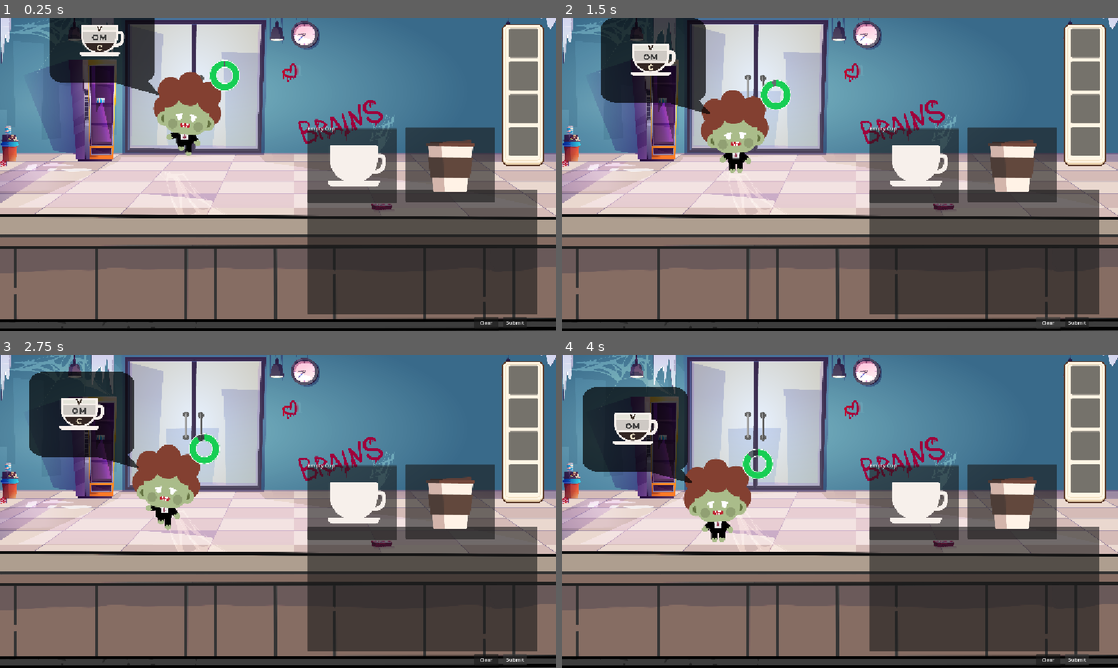
Above: before the commit, frames 1-4 (two rows, left to right).
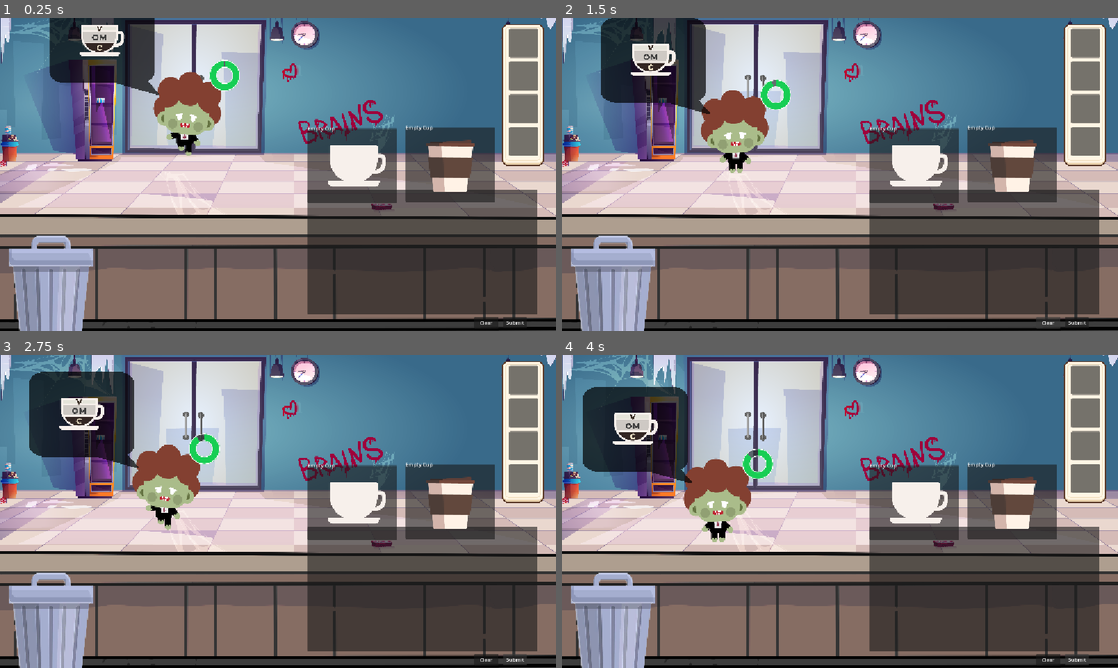
Above: after the commit, the same moments.

Repository: fishlis/SM2603-asm2
Game: Godot game, scene res://scenes/main.tscn
Same seed, same stepped clock (60 frames per second), same inputs: the game is played once before the commit and once after it. The project has no main scene, so this scene is started directly.
Inputs:
- Up to frame 1 (0.25 s): no input
- Up to frame 2 (1.5 s): click "Submit" at 0.5 s; click "Clear" at 1.25 s
- Up to frame 3 (2.75 s): click "Submit" at 2 s
- Up to frame 4 (4 s): click "Clear" at 2.75 s; click "Submit" at 3.5 s

The runs differ from the first frame. In frame 1, 3.7% of the frame differs, in the area x 1-78%, y 34-100%; in frame 2, 3.7%; in frame 3, 3.7%; in frame 4, 3.7%.

Commit message:
added trash bin system to throw away messed up coffee orders. Ingredients in paper cup now visible
added trash bin system to throw away messed up coffee orders. Ingredients in paper cup now visible

Diff:
--- a/scenes/cup_slot.gd
+++ b/scenes/cup_slot.gd
@@ -1,27 +1,41 @@
 extends Panel
 
 @export var cup_type: String = "cup"
+@export var empty_text: String = "Empty Cup"
 
-@onready var cup_icon: TextureRect = $CupIcon
-@onready var cup_label: Label = $CupLabel
+@onready var cup_icon: TextureRect = _get_first_child(["CupIcon", "TextureRect"], "TextureRect") as TextureRect
+@onready var cup_label: Label = _get_first_child(["CupLabel", "TogoLabel"], "Label") as Label
 
-var slots_by_category ={
+var slots_by_category := {
 	"coffee": "",
 	"water": "",
 	"syrup": "",
-	"ice": ""
+	"ice": "",
 }
 
-# Called when the node enters the scene tree for the first time.
 func _ready() -> void:
 	update_cup_text()
 
-func _drop_data(at_position: Vector2, data: Variant) -> void:
+func _get_first_child(names: Array, class_hint: String) -> Node:
+	for n in names:
+		var c := get_node_or_null(n)
+		if c != null:
+			return c
+	for c in get_children():
+		if c.is_class(class_hint):
+			return c
+	return null
+
+func _can_drop_data(_at_position: Vector2, data: Variant) -> bool:
+	return typeof(data) == TYPE_DICTIONARY and data.get("type") == "ingredient"
+
+func _drop_data(_at_position: Vector2, data: Variant) -> void:
 	var item_name: String = str(data.get("name", ""))
 	var cat: String = str(data.get("category", ""))
 
 	if item_name == "":
 		return
+
 	if cat in slots_by_category:
 		slots_by_category[cat] = item_name
 	else:
@@ -33,30 +47,32 @@
 			slots_by_category["ice"] = item_name
 		else:
 			slots_by_category["coffee"] = item_name
+
 	update_cup_text()
 
-func _get_drag_data(at_position: Vector2) -> Variant:
-	var items = get_ingredients_list()
+func _get_drag_data(_at_position: Vector2) -> Variant:
+	var items := get_ingredients_list()
 	if items.is_empty():
 		return null
-	var preview = duplicate()
+
+	var preview := duplicate()
+
+	preview.set("slots_by_category", slots_by_category.duplicate(true))
 	set_drag_preview(preview)
-	return{
+
+	return {
 		"type": "cup",
 		"cup": self,
 		"cup_type": cup_type.strip_edges().to_lower(),
-		"ingredients": items
+		"ingredients": items,
 	}
 
-func _can_drop_data(at_position: Vector2, data: Variant) -> bool:
-	return typeof(data) == TYPE_DICTIONARY and data.get("type") == "ingredient"
-
-func reset_cup()->void:
+func reset_cup() -> void:
 	for key in slots_by_category:
 		slots_by_category[key] = ""
 	update_cup_text()
 
-func get_ingredients_list()-> Array[String]:
+func get_ingredients_list() -> Array[String]:
 	var result: Array[String] = []
 	for key in slots_by_category:
 		if slots_by_category[key] != "":
@@ -66,11 +82,8 @@
 func update_cup_text() -> void:
 	if cup_label == null:
 		return
-	var items = get_ingredients_list()
+	var items := get_ingredients_list()
 	if items.is_empty():
-		cup_label.text = "Empty Cup"
+		cup_label.text = empty_text
 	else:
 		cup_label.text = "\n".join(items)
-# Called every frame. 'delta' is the elapsed time since the previous frame.
-func _process(delta: float) -> void:
-	pass
--- a/scenes/main.tscn
+++ b/scenes/main.tscn
@@ -6,6 +6,8 @@
 [ext_resource type="PackedScene" uid="uid://1anc16fj70pe" path="res://scenes/zombie.tscn" id="2_tefeu"]
 [ext_resource type="PackedScene" uid="uid://ddoh5m332l57h" path="res://scenes/Inventory.tscn" id="3_lquwl"]
 [ext_resource type="Texture2D" uid="uid://cp4gqj6ujval7" path="res://assets/Basic_bar_2048.png" id="3_tefeu"]
+[ext_resource type="Texture2D" uid="uid://by7ai7yaxyc6" path="res://assets/trash_can.png" id="7_o6xl0"]
+[ext_resource type="PackedScene" uid="uid://xe20suxtoovv" path="res://trashbin.tscn" id="8_trashbin"]
 
 [sub_resource type="RectangleShape2D" id="RectangleShape2D_r3h1l"]
 size = Vector2(2064.892, 263.4975)
@@ -57,5 +59,12 @@
 offset_right = 1396.7014
 offset_bottom = 791.8208
 
+[node name="TrashCan" type="Control" parent="." instance=ExtResource("8_trashbin")]
+z_index = 3
+offset_left = -37.5
+offset_top = 436.5
+offset_right = 247.5
+offset_bottom = 721.5
+
 [connection signal="timeout" from="ZombieTimer" to="." method="_on_zombie_timer_timeout"]
 [connection signal="ingredient_added" from="DrawingPad" to="." method="_on_drawing_pad_ingredient_added"]
--- /dev/null
+++ b/trash_can.gd
@@ -0,0 +1,85 @@
+extends Control
+## Trash bin: drag a messed-up coffee cup in here to start over.
+##
+## Note: the drag and drop callbacks (_can_drop_data / _drop_data) only work
+## on Control nodes, so this script must be attached to a Control
+## (it cannot be attached to a Sprite2D).
+## The trash bin image lives in the child node "TrashCan" (TextureRect).
+##
+## Highlight rule: the bin only changes colour while a coffee cup is being
+## dragged and hovering over it. Dragging anything else (an ingredient
+## card, for example) over the bin will not change its colour.
+
+@export var highlight_color: Color = Color(1.0, 0.85, 0.35, 0.55)
+
+@onready var trash_icon: TextureRect = get_node_or_null("TrashCan") as TextureRect
+
+var _hovering: bool = false
+var _base_scale: Vector2 = Vector2.ONE
+var _base_modulate: Color = Color(1, 1, 1, 1)
+
+
+func _ready() -> void:
+	mouse_filter = Control.MOUSE_FILTER_STOP
+	if trash_icon != null:
+		_base_scale = trash_icon.scale
+		_base_modulate = trash_icon.modulate
+	_update_visual(false)
+
+
+func _process(_delta: float) -> void:
+	_update_visual(_is_cup_hovering())
+
+
+# Checks whether a cup is currently being dragged and the cursor is over the bin
+func _is_cup_hovering() -> bool:
+	var viewport := get_viewport()
+	if viewport == null or not viewport.gui_is_dragging():
+		return false
+
+	var data = viewport.gui_get_drag_data()
+	var drag_type: String = ""
+	if typeof(data) == TYPE_DICTIONARY:
+		drag_type = str(data.get("type", ""))
+
+	return should_highlight(drag_type, viewport.get_mouse_position())
+
+
+# Pure logic: given a drag type and a mouse position, decide whether to highlight
+func should_highlight(drag_type: String, mouse_pos: Vector2) -> bool:
+	if drag_type != "cup":
+		return false
+	return get_global_rect().has_point(mouse_pos)
+
+
+# Only accepts drag data of the "cup" type
+func _can_drop_data(_at_position: Vector2, data: Variant) -> bool:
+	return typeof(data) == TYPE_DICTIONARY and str(data.get("type", "")) == "cup"
+
+
+func _drop_data(_at_position: Vector2, data: Variant) -> void:
+	var cup = data.get("cup", null)
+	if cup != null and cup.has_method("reset_cup"):
+		cup.reset_cup()
+		_play_feedback()
+
+
+func _update_visual(hover: bool) -> void:
+	if _hovering == hover:
+		return
+	_hovering = hover
+	if trash_icon == null:
+		return
+
+	var target: Color = highlight_color if hover else _base_modulate
+	var tw := create_tween()
+	tw.tween_property(trash_icon, "modulate", target, 0.12)
+
+
+func _play_feedback() -> void:
+	if trash_icon == null:
+		return
+	var target_scale: Vector2 = _base_scale * 1.15
+	var tw := create_tween()
+	tw.tween_property(trash_icon, "scale", target_scale, 0.06)
+	tw.tween_property(trash_icon, "scale", _base_scale, 0.10)
--- /dev/null
+++ b/trashbin.tscn
@@ -0,0 +1,22 @@
+[gd_scene format=3 uid="uid://xe20suxtoovv"]
+
+[ext_resource type="Texture2D" uid="uid://by7ai7yaxyc6" path="res://assets/trash_can.png" id="1_00xxq"]
+[ext_resource type="Script" uid="uid://c04b45040t18l" path="res://trash_can.gd" id="2_trash"]
+
+[node name="trashbin" type="Control" unique_id=1702930833]
+custom_minimum_size = Vector2(285, 285)
+offset_right = 285.0
+offset_bottom = 285.0
+script = ExtResource("2_trash")
+
+[node name="TrashCan" type="TextureRect" parent="." unique_id=1978327823]
+layout_mode = 1
+anchors_preset = 15
+anchor_right = 1.0
+anchor_bottom = 1.0
+grow_horizontal = 2
+grow_vertical = 2
+mouse_filter = 2
+texture = ExtResource("1_00xxq")
+expand_mode = 1
+stretch_mode = 5
Binary file added: assets/trash_can.png
Not shown, added: assets/trash_can.png.import
Not shown, added: trash_can.gd.uid
